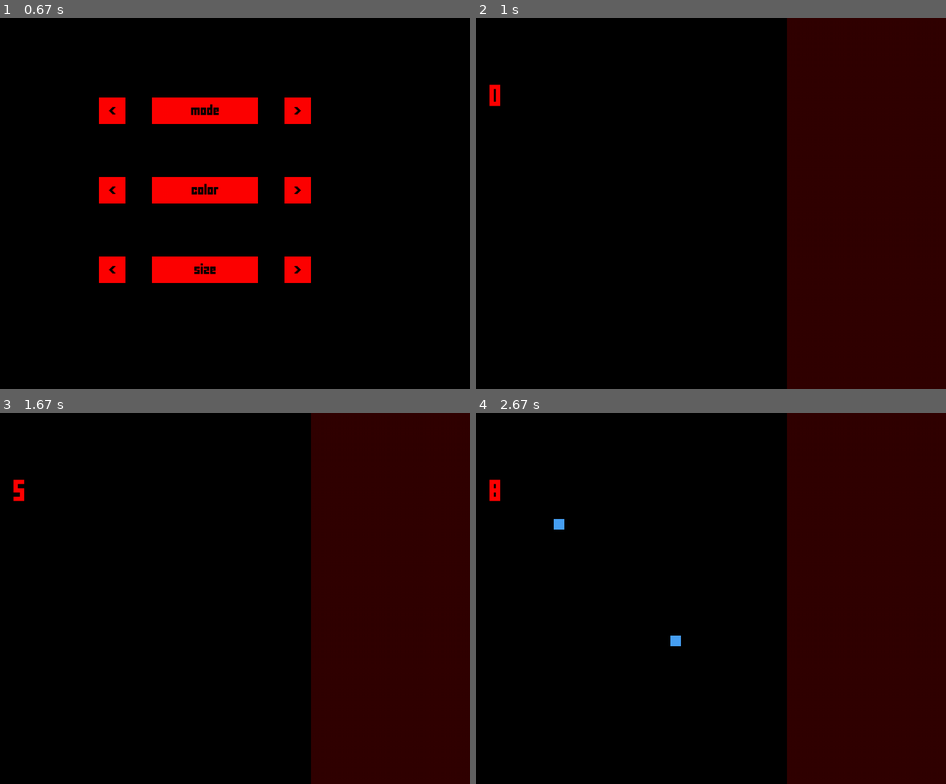
Above: before the commit, frames 1-4 (two rows, left to right).
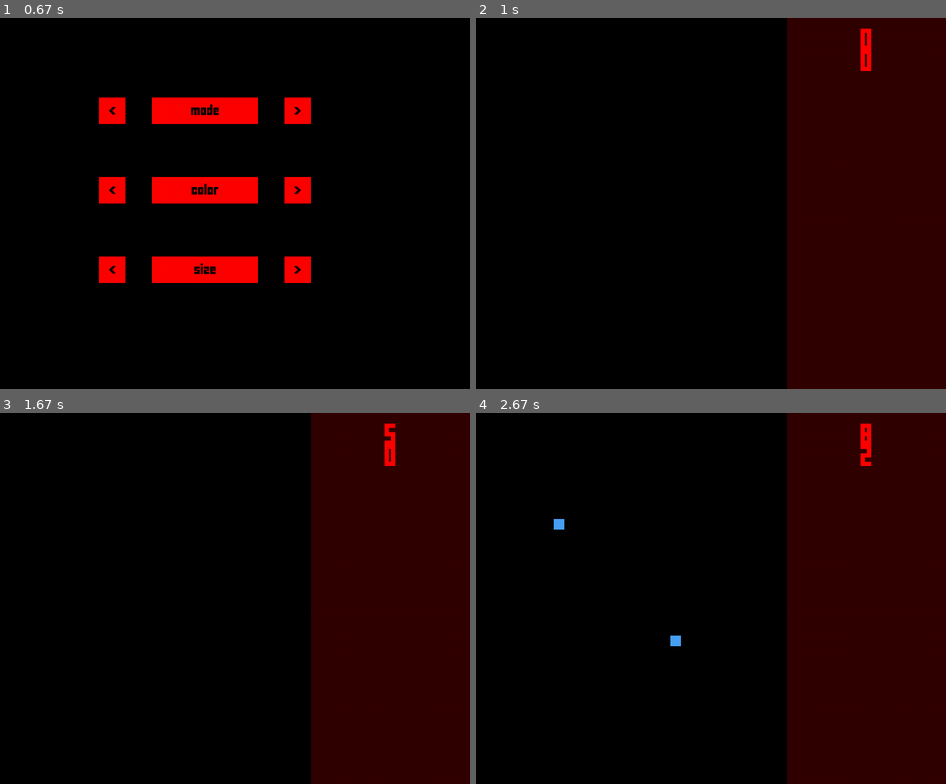
Above: after the commit, the same moments.

Repository: piotrksiazek/Pygame-of-Life
Game: pygame game, started from main.py
Two runs of this game, one before a commit and one after it. Both use one fixed random seed, a clock stepped at 60 frames per second and the inputs below.
Inputs (mouse positions are in pixels of both pictures, inside the frame that each line leads up to):
- Up to frame 1 (0.67 s): tap Space at 0.33 s
- Up to frame 2 (1 s): tap Space at 0.67 s
- Up to frame 3 (1.67 s): tap Space at 1, 1.4 s
- Up to frame 4 (2.67 s): tap Space at 1.7, 1.9 s; click (555, 524) at 2.22 s; click (678, 643) at 2.55 s

Frame 1 is identical in both runs. In frame 2, 0.4% of the frame differs, in the area x 2-85%, y 2-24%; in frame 3, 0.4%; in frame 4, 0.4%.

Commit message:
liczniki pokolen i populacji dzialaja podczas pauzy i podczas gry

Diff:
--- a/main.py
+++ b/main.py
@@ -49,10 +49,15 @@
             interface.draw_bg(gol)
             while self.paused:
                 population.pre_game(population.grid, gol.settings.alive_color, gol.settings.dead_color, gol, interface, population)
+                interface.draw_bg(gol)
+                interface.draw_and_update_counter(population, gol, interface.interface_rect.centerx, 20, population.number_of_generations)
+                interface.draw_and_update_pop_counter(population, gol, interface.interface_rect.centerx, 60, population.count_living_cells())
+                pygame.display.flip()
             self.check_events(population)
             next_gen = population.draw_grid(self.screen, gol.settings.alive_color, gol.settings.dead_color, population.grid, gol.settings.cell_size, 1)
             population.grid = next_gen
-            interface.draw_and_update_counter(population,gol)
+            interface.draw_and_update_counter(population, gol, interface.interface_rect.centerx, 20, population.number_of_generations)
+            interface.draw_and_update_pop_counter(population, gol, interface.interface_rect.centerx, 60, population.number_of_living_cells)
             pygame.display.flip()
 
 gol = GameOfLife()
--- a/population_and_intro.py
+++ b/population_and_intro.py
@@ -37,6 +37,7 @@
         self.game_speed = 100
         self.ready = False
         self.number_of_generations = 0
+        self.number_of_living_cells = 0
 
         # Attributes used by intro.
         self.intro_rows = int(self.height / gol.settings.intro_cell_size)
@@ -58,6 +59,10 @@
         self.continue_text = self.continue_font.render('PRESS ANYTHING TO CONTINUE', True, self.text_intro_color)
         self.continue_rect = self.title_text.get_rect()
         self.continue_rect.center = (0.57*gol.settings.scr_width, gol.settings.scr_height)
+
+    def count_living_cells(self):
+        self.number_of_living_cells = sum(sum(1 for grid_cell in row if grid_cell.status == 1) for row in self.grid)
+        return self.number_of_living_cells
 
     def create_snake_grid(self):
         snake_grid_list = []
@@ -144,8 +149,8 @@
                     pygame.draw.rect(self.screen, alive_color, cell_rect)
                 else:
                     pygame.draw.rect(self.screen, dead_color, cell_rect)
-        interface.draw_and_update_counter(population, gol)
-        pygame.display.flip()
+        interface.draw_and_update_counter(population, gol, interface.interface_rect.centerx, 20, self.number_of_generations)
+        interface.draw_and_update_pop_counter(population, gol, interface.interface_rect.centerx, 60, self.number_of_living_cells)
 
 
     def draw_grid(self, screen, alive_color, dead_color, grid, cell_size, align):
@@ -160,22 +165,18 @@
                 #upper left
                 if y == 0 and x == 0:
                     cell.number_of_neighbours = grid[0][1].status + grid[1][0].status + grid[1][1].status
-                    cell.change_status()
 
                 #upper right
                 elif y == 0 and x == len(grid[0]) - 1:
                     cell.number_of_neighbours = grid[0][-2].status + grid[1][-1].status + grid[1][-2].status
-                    cell.change_status()
 
                 #bottom left
                 elif y == len(grid) - 1 and x == 0:
                     cell.number_of_neighbours = grid[-1][1].status + grid[-2][0].status + grid[-2][1].status
-                    cell.change_status()
 
                 #bottom right
                 elif y == len(grid) - 1 and x == len(grid[0]) - 1:
                     cell.number_of_neighbours = grid[-1][-2].status + grid[-2][-1].status + grid[-2][-2].status
-                    cell.change_status()
 
                 #left
                 elif 0 < y < len(grid) - 1 and x == 0:
@@ -183,28 +184,24 @@
                         grid[y-1][x].status + grid[y-1][x+1].status + grid[y][x+1].status +
                         grid[y+1][x].status + grid[y+1][x+1].status
                     )
-                    cell.change_status()
                 #right
                 elif 0 < y < len(grid) - 1 and x == len(grid) - 1:
                     cell.number_of_neighbours = (
                         grid[y-1][x].status + grid[y-1][x-1].status + grid[y][x-1].status +
                         grid[y+1][x-1].status + grid[y+1][x].status
                     )
-                    cell.change_status()
                 #upper
                 elif y == 0 and 0 < x < len(grid) - 1:
                     cell.number_of_neighbours = (
                         grid[y][x-1].status + grid[y][x+1].status + grid[y+1][x-1].status +
                         grid[y+1][x].status + grid[y+1][x+1].status
                     )
-                    cell.change_status()
                 #bottom
                 elif y == len(grid) - 1 and 0 < x < len(grid) - 1:
                     cell.number_of_neighbours = (
                             grid[y][x-1].status + grid[y][x+1].status + grid[y-1][x-1].status +
                             grid[y-1][x].status + grid[y-1][x+1].status
                     )
-                    cell.change_status()
                 #inner
                 elif 0 < y < len(grid) - 1 and 0 < x < len(grid[0]) - 1:
                     cell.number_of_neighbours = (
@@ -212,7 +209,7 @@
                             grid[y-1][x].status + grid[y-1][x+1].status + grid[y+1][x-1].status +
                             grid[y+1][x].status + grid[y+1][x+1].status
                     )
-                    cell.change_status()
+                cell.change_status()
 
                 cell_rect = pygame.Rect(align*x*cell_size, y*cell_size, cell_size, cell_size)
                 if cell.status == 1:
@@ -221,4 +218,7 @@
                     pygame.draw.rect(screen, dead_color, cell_rect)
         self.number_of_generations += 1
 
+        # Counting every living cell on the grid.
+        self.number_of_living_cells = sum(sum(1 for grid_cell in row if grid_cell.status == 1) for row in self.grid)
+
         return next_generation
--- a/text_and_menu.py
+++ b/text_and_menu.py
@@ -10,6 +10,12 @@
         self.counter_text = self.counter_font.render('0', True, self.counter_color)
         self.counter_rect = self.counter_text.get_rect()
 
+        # Population counter attributes
+        self.pop_counter_color = (255, 0, 0)
+        self.pop_counter_font = pygame.font.Font('assets/FFFFORWA.TTF', 32)
+        self.pop_counter_text = self.pop_counter_font.render('0', True, self.pop_counter_color)
+        self.pop_counter_rect = self.pop_counter_text.get_rect()
+
         # Interface board attributes
         self.interface_bg_color = (50, 0, 0)
         self.interface_rect = pygame.Rect(gol.settings.scr_height, 0, gol.settings.scr_width-gol.settings.scr_height, gol.settings.scr_height)
@@ -18,11 +24,23 @@
     def draw_bg(self, gol):
         pygame.draw.rect(gol.screen, self.interface_bg_color, self.interface_rect)
 
-    def draw_and_update_counter(self, population, gol):
-        self.counter_rect.center = (150, 150)
+    def draw_and_update_counter(self, population, gol, centerx, y, things_to_count):
+        # self.counter_rect.centerx = self.interface_rect.centerx
+        # self.counter_rect.y = 20
+        self.counter_rect.centerx = centerx
+        self.counter_rect.y = y
         gol.screen.blit(self.counter_text, self.counter_rect)
-        self.counter_text = self.counter_font.render(f'{population.number_of_generations}', True, self.counter_color)
+        self.counter_text = self.counter_font.render(f'{things_to_count}', True, self.counter_color)
         self.counter_rect = self.counter_text.get_rect()
+
+    def draw_and_update_pop_counter(self, population, gol, centerx, y, things_to_count):
+        self.pop_counter_rect.centerx = centerx
+        self.pop_counter_rect.y = y
+        gol.screen.blit(self.pop_counter_text, self.pop_counter_rect)
+        self.pop_counter_text = self.pop_counter_font.render(f'{things_to_count}', True, self.counter_color)
+        self.pop_counter_rect = self.pop_counter_text.get_rect()
+
+
 
 class Button:
     def __init__(self, left, top, width, height, text, color, text_color, color_clicked, gol):
@@ -122,7 +140,6 @@
                     self.size_button.text = str(gol.settings.menu_cell_size_list[gol.settings.menu_cell_size_list.index(self.size_button.text)-1])
                     if self.size_button.text != 'size':
                         gol.settings.cell_size = int(self.size_button.text)
-                print(gol.settings.cell_size)
 
     def draw_menu(self, gol):
         while self.in_menu:
